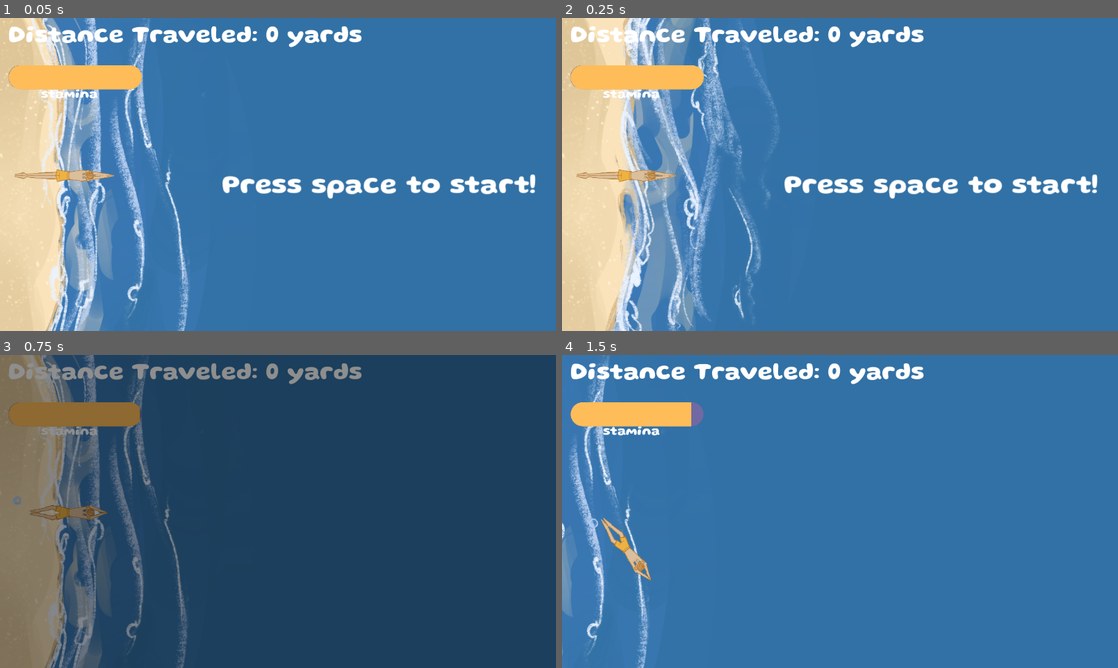
Above: before the commit, frames 1-4 (two rows, left to right).
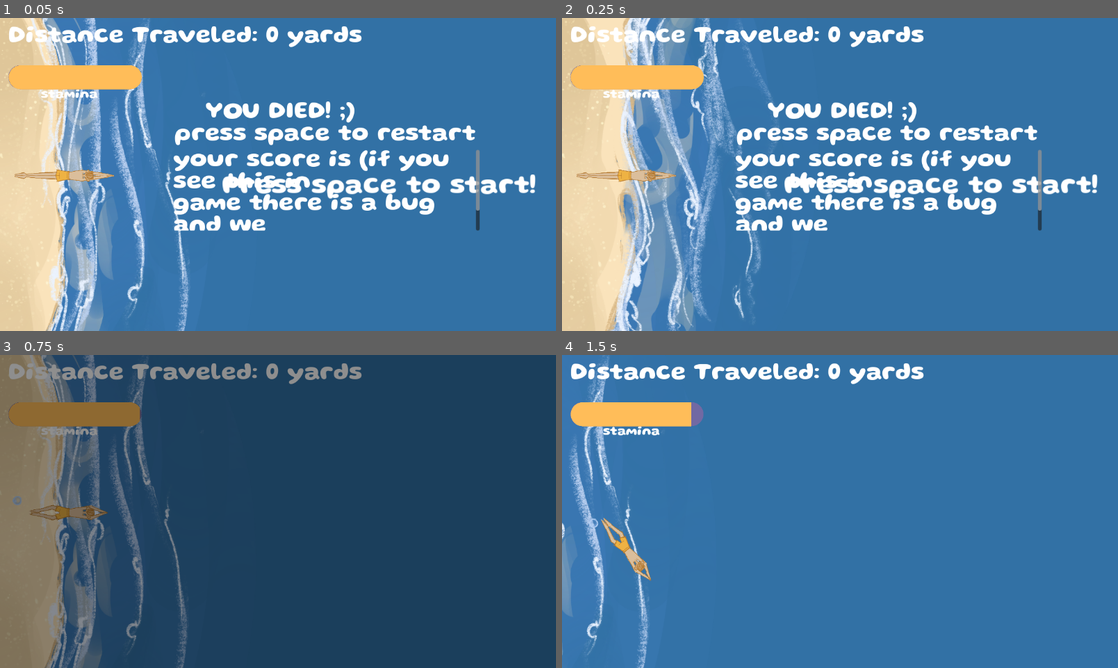
Above: after the commit, the same moments.

Repository: sophieTheProgrammer/microjam-island-61
Game: Godot game, scene res://scenes/game.tscn
Same seed, same stepped clock (60 frames per second), same inputs: the game is played once before the commit and once after it. Sound files missing from this copy of the repository are replaced by a short silence.
Inputs (mouse positions are in pixels of both pictures, inside the frame that each line leads up to):
- Up to frame 1 (0.05 s): no input
- Up to frame 2 (0.25 s): no input
- Up to frame 3 (0.75 s): tap Space (restart game) at 0.5 s; move the mouse to (400, 495) at 0.52 s; click (400, 495) at 0.6 s
- Up to frame 4 (1.5 s): tap Enter (ui_accept) at 0.77 s; move the mouse to (728, 527) at 1.27 s; hold Down (down) from 1.28 s (still down); click (728, 527) at 1.35 s

The runs differ from the first frame. In frame 1, 5.8% of the frame differs, in the area x 31-87%, y 26-68%; in frame 2, 5.8%; in frame 3, nothing differs; in frame 4, nothing differs.

Commit message:
werd score look fixed

Diff:
--- a/scenes/end_screen.tscn
+++ b/scenes/end_screen.tscn
@@ -7,13 +7,12 @@
 
 [node name="CanvasLayer" type="CanvasLayer" parent="." unique_id=1381339903]
 layer = 2
-visible = false
 
 [node name="score" type="RichTextLabel" parent="CanvasLayer" unique_id=339543457]
-offset_left = 358.0
-offset_top = 272.0
-offset_right = 993.0
-offset_bottom = 439.0
+offset_left = 359.0
+offset_top = 273.0
+offset_right = 994.0
+offset_bottom = 440.0
 text = "your score is (if you see this in
 game there is a bug and we
 need to fix it lol)"
--- a/scripts/end_screen.gd
+++ b/scripts/end_screen.gd
@@ -17,12 +17,12 @@
 	print("gameover")
 	if not Global.DEBUG_DEATH:
 		if Global.game_is_running:
+			score.text = "Score: " + str(int(Global.score*Global.measure_unit))
+			score.text += "\nHigh score: " + str(Global.high_score*Global.measure_unit)
+			if int(Global.score*Global.measure_unit) > Global.high_score:
+				print("YAYAYYASY HIGH SCHORE")
+				Global.high_score = int(Global.score*Global.measure_unit)
+				score.text = "New high score!" + "\n" +str(Global.high_score*Global.measure_unit)
 			$CanvasLayer.show()
 			Global.game_is_running = false
 			await Global.fade_node.fade(0.5, 0.2).finished
-	score.text = "Score: " + str(int(Global.score*Global.measure_unit))
-	score.text += "\nHigh score: " + str(Global.high_score*Global.measure_unit)
-	if int(Global.score*Global.measure_unit) > Global.high_score:
-		print("YAYAYYASY HIGH SCHORE")
-		Global.high_score = int(Global.score*Global.measure_unit)
-		score.text = "New high score!" + "\n" +str(Global.high_score*Global.measure_unit)
